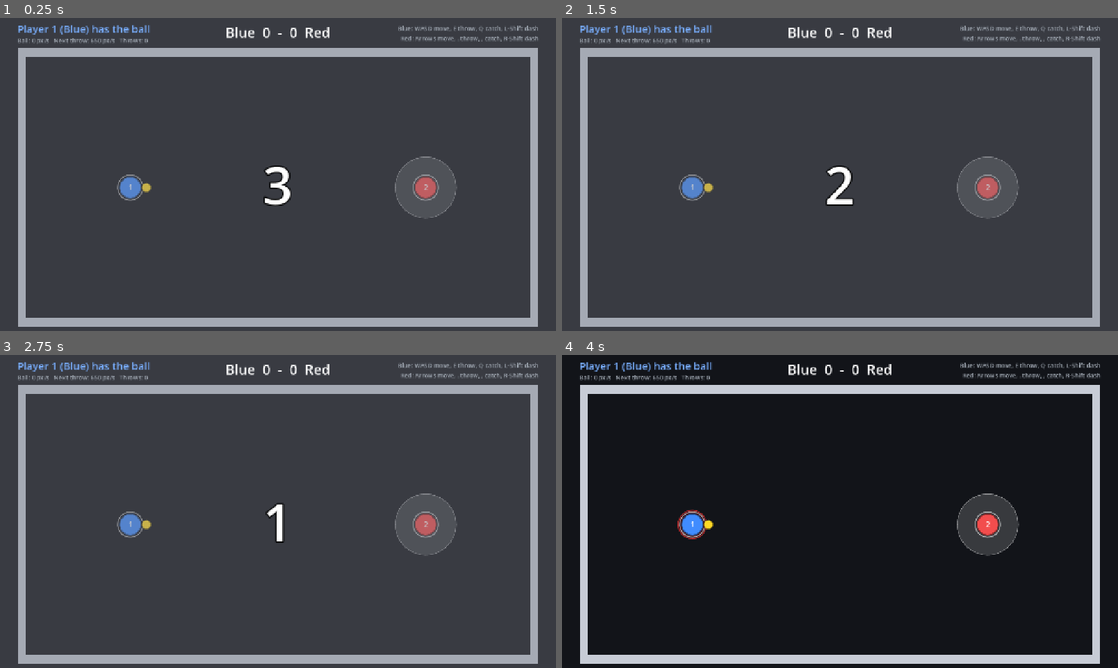
Above: before the commit, frames 1-4 (two rows, left to right).
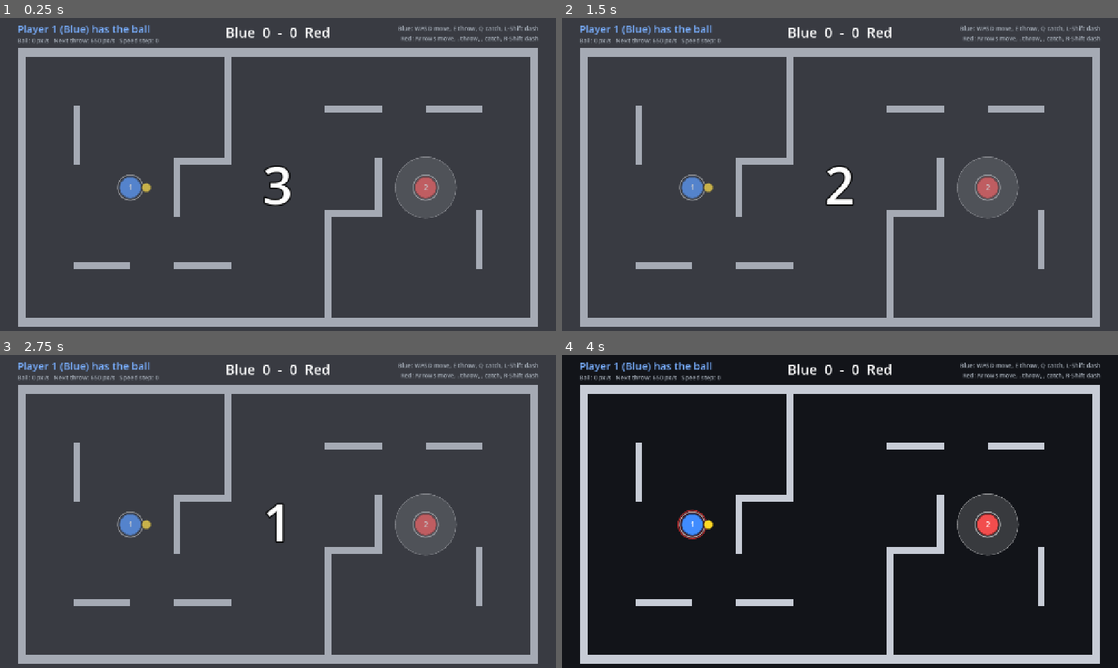
Above: after the commit, the same moments.

Repository: tnymeng/godotthingymabober
Game: Godot game, scene res://dodgeball/arena.tscn
The game is run twice, just before and just after one commit, with the same random seed, the same clock (stepped at 60 frames per second) and the same inputs.
Inputs:
- Up to frame 1 (0.25 s): no input
- Up to frame 2 (1.5 s): tap Enter at 0.5 s
- Up to frame 3 (2.75 s): tap Space at 2 s
- Up to frame 4 (4 s): tap Enter at 2.75 s; tap Space at 3.5 s

The runs differ from the first frame. In frame 1, 3.1% of the frame differs, in the area x 13-87%, y 6-96%; in frame 2, 3.1%; in frame 3, 3.1%; in frame 4, 3.1%.

Commit message:
Add random grid cover, line-of-sight throws and score message
- Cover: random walls on a 10x5 grid, mirrored through the arena centre,
  kept clear of spawns. Every placement must leave the cell graph
  connected and bridgeless, so there are no dead ends or one-entrance
  pockets. New layout each launch (cover_seed to repeat one).
- The returning ball routes around cover along the grid instead of
  bouncing against walls between it and the thrower.
- Throws aim at the opponent only with a clear line of sight; otherwise
  they go the way the thrower faces. The holder's facing (and held ball)
  locks onto the opponent while they can see them.
- A thrower catching their own ball no longer raises the next throw's
  speed; only opponent catches do.
- "<player> scored" message on every point, shown until play resumes.

Co-Authored-By: Claude Opus 5.5 <noreply@anthropic.com>

Diff:
--- a/dodgeball/arena.gd
+++ b/dodgeball/arena.gd
@@ -12,6 +12,15 @@
 @export var show_debug_speed: bool = true
 ## Seconds of "3, 2, 1" before each round, with players frozen.
 @export var round_start_countdown: float = 3.0
+## "<player> scored" stays up until play resumes, and at least this many
+## real seconds.
+@export var score_message_min_time: float = 1.5
+
+@export_group("Cover")
+## Random grid-aligned cover walls (no dead ends, mirrored for fairness).
+@export var cover_enabled: bool = true
+## 0 = a new random layout every launch; any other number repeats a layout.
+@export var cover_seed: int = 0
 
 @export_group("Hold zone")
 ## While a player holds the ball, a red circle around them grows with the
@@ -52,15 +61,18 @@
 var _hit_victim: DodgePlayer = null
 var _explosion: DeathExplosion = null
 var _ball_returned: bool = false
+var _score_message_until_usec: int = 0
 
 @onready var player_one: DodgePlayer = $Player1
 @onready var player_two: DodgePlayer = $Player2
 @onready var ball: DodgeBall = $Ball
+@onready var cover: CoverGrid = $Cover
 @onready var possession_label: Label = $HUD/PossessionLabel
 @onready var speed_label: Label = $HUD/SpeedLabel
 @onready var score_label: Label = $HUD/ScoreLabel
 @onready var countdown_label: Label = $HUD/CountdownLabel
 @onready var countdown_overlay: ColorRect = $HUD/CountdownOverlay
+@onready var score_message_label: Label = $HUD/ScoreMessageLabel
 
 
 func _ready() -> void:
@@ -71,6 +83,10 @@
 		player.catch_requested.connect(_on_catch_requested)
 	ball.player_hit.connect(_on_player_hit)
 	ball.returned_after_hit.connect(_on_ball_returned_after_hit)
+	if cover_enabled:
+		var spawns: Array[Vector2] = [player_one.global_position, player_two.global_position]
+		cover.generate(cover_seed, spawns, maxf(player_one.player_radius, player_two.player_radius))
+		ball.nav = cover
 	ball.setup(players, player_one) # Player 1 starts with the ball.
 	_update_score_label()
 	_begin_countdown()
@@ -95,13 +111,17 @@
 
 
 func _process(_delta: float) -> void:
+	var round_running := ball.round_active and not death_sequence_active
+	if score_message_label.visible and round_running \
+			and Time.get_ticks_usec() >= _score_message_until_usec:
+		score_message_label.visible = false
 	if death_sequence_active:
 		_update_death_sequence()
 	_update_possession_label()
 	speed_label.visible = show_debug_speed
 	if show_debug_speed:
-		speed_label.text = "Ball: %d px/s   Next throw: %d px/s   Throws: %d" % [
-			roundi(ball.get_speed()), roundi(ball.next_throw_speed()), ball.throws_this_round]
+		speed_label.text = "Ball: %d px/s   Next throw: %d px/s   Speed step: %d" % [
+			roundi(ball.get_speed()), roundi(ball.next_throw_speed()), ball.speed_steps]
 
 
 func _begin_countdown() -> void:
@@ -158,6 +178,7 @@
 	var scorer := intruder if hold_zone_point_to_intruder else holder
 	var loser := _other_player(scorer)
 	scores[scorer] += 1
+	_announce_score(scorer)
 	_update_score_label()
 	_start_new_round(loser)
 
@@ -174,6 +195,7 @@
 		return # can't happen (the ball ignores players now), but never double-score
 	if thrower != null:
 		scores[thrower] += 1
+		_announce_score(thrower)
 	_update_score_label()
 	_start_death_sequence(victim, thrower)
 
@@ -250,6 +272,13 @@
 
 # --- HUD -----------------------------------------------------------------------
 
+func _announce_score(scorer: DodgePlayer) -> void:
+	score_message_label.text = "%s scored" % scorer.display_name
+	score_message_label.add_theme_color_override("font_color", scorer.body_color.lightened(0.35))
+	score_message_label.visible = true
+	_score_message_until_usec = Time.get_ticks_usec() + int(score_message_min_time * 1_000_000.0)
+
+
 func _update_score_label() -> void:
 	score_label.text = "Blue  %d  -  %d  Red" % [scores[player_one], scores[player_two]]
 
--- a/dodgeball/arena.tscn
+++ b/dodgeball/arena.tscn
@@ -1,9 +1,10 @@
-[gd_scene load_steps=7 format=3]
+[gd_scene load_steps=8 format=3]
 
 [ext_resource type="Script" path="res://dodgeball/arena.gd" id="1_arena"]
 [ext_resource type="Script" path="res://dodgeball/arena_walls.gd" id="2_walls"]
 [ext_resource type="PackedScene" path="res://dodgeball/player.tscn" id="3_player"]
 [ext_resource type="PackedScene" path="res://dodgeball/ball.tscn" id="4_ball"]
+[ext_resource type="Script" path="res://dodgeball/cover_grid.gd" id="5_cover"]
 
 [sub_resource type="RectangleShape2D" id="RectangleShape2D_horizontal"]
 size = Vector2(1200, 20)
@@ -34,6 +35,11 @@
 [node name="RightWall" type="CollisionShape2D" parent="Walls"]
 position = Vector2(1230, 390)
 shape = SubResource("RectangleShape2D_vertical")
+
+[node name="Cover" type="StaticBody2D" parent="."]
+collision_layer = 1
+collision_mask = 0
+script = ExtResource("5_cover")
 
 [node name="Player1" parent="." instance=ExtResource("3_player")]
 position = Vector2(300, 390)
@@ -102,6 +108,19 @@
 horizontal_alignment = 1
 vertical_alignment = 1
 
+[node name="ScoreMessageLabel" type="Label" parent="HUD"]
+visible = false
+offset_left = 240.0
+offset_top = 190.0
+offset_right = 1040.0
+offset_bottom = 270.0
+theme_override_colors/font_outline_color = Color(0, 0, 0, 1)
+theme_override_constants/outline_size = 10
+theme_override_font_sizes/font_size = 56
+text = "Player 1 scored"
+horizontal_alignment = 1
+vertical_alignment = 1
+
 [node name="ControlsLabel" type="Label" parent="HUD"]
 offset_left = 800.0
 offset_top = 14.0
--- /dev/null
+++ b/dodgeball/cover_grid.gd
@@ -0,0 +1,307 @@
+class_name CoverGrid
+extends "res://dodgeball/arena_walls.gd"
+## Random cover walls on a grid inside the arena.
+##
+## The floor is split into columns x rows cells. Cover walls may only sit on
+## the lines between two neighbouring cells (one wall = one cell edge), so
+## pieces always meet cleanly at grid corners and form straight runs, L's and
+## T's. Every wall is mirrored through the arena centre (180 degree turn), so
+## both spawn points face the same layout.
+##
+## No dead ends: think of the cells as rooms and the open edges as doorways.
+## After every placement the layout must still be "2-edge-connected": every
+## room is reachable, and no single doorway is the only way into any part of
+## the arena. So there are no cul-de-sacs, closed rooms or one-entrance
+## pockets; a placement that would create one is rejected. Every doorway is
+## at least (cell size - wall_thickness) wide, which fits a player easily.
+##
+## The same cell graph is used by the ball to find its way back around cover
+## (see steer_target()).
+
+## Area covered by the grid. Matches the inside of the arena's outer walls.
+@export var area: Rect2 = Rect2(60, 90, 1160, 600)
+@export var columns: int = 10
+@export var rows: int = 5
+@export var wall_thickness: float = 16.0
+## How many mirrored pairs of wall pieces to try to place (picked at random
+## between min and max; fewer if the no-dead-end rule rejects too many).
+@export var min_wall_pairs: int = 7
+@export var max_wall_pairs: int = 10
+## Chance that a new piece is attached to an existing piece (longer, joined-up
+## walls) instead of placed anywhere.
+@export_range(0.0, 1.0) var connect_bias: float = 0.7
+## Walls are kept at least this far from spawn points (beyond player radius).
+@export var spawn_clearance: float = 40.0
+
+const VERTICAL := 0   # edge between cell (c, r) and (c + 1, r)
+const HORIZONTAL := 1 # edge between cell (c, r) and (c, r + 1)
+
+## Placed walls, keyed by Vector3i(kind, c, r).
+var walls: Dictionary = {}
+
+var _cell_size: Vector2
+
+
+func _ready() -> void:
+	_cell_size = Vector2(area.size.x / columns, area.size.y / rows)
+	super._ready()
+
+
+## Build a new random layout. spawn_points are kept clear (with player_radius
+## plus spawn_clearance around them). seed_value 0 = random.
+func generate(seed_value: int, spawn_points: Array[Vector2], player_radius: float) -> void:
+	_cell_size = Vector2(area.size.x / columns, area.size.y / rows)
+	var rng := RandomNumberGenerator.new()
+	if seed_value == 0:
+		rng.randomize()
+	else:
+		rng.seed = seed_value
+
+	walls.clear()
+	var candidates: Array[Vector3i] = []
+	for e in _all_edges():
+		if not _edge_blocks_spawn(e, spawn_points, player_radius + spawn_clearance):
+			candidates.append(e)
+
+	var target := rng.randi_range(min_wall_pairs, max_wall_pairs)
+	var pairs := 0
+	var attempts := 0
+	while pairs < target and attempts < 500:
+		attempts += 1
+		var edge := _pick_candidate(rng, candidates)
+		if edge == Vector3i(-1, -1, -1):
+			break
+		var pair: Array[Vector3i] = [edge]
+		var mirrored := _mirror(edge)
+		if mirrored != edge:
+			if not candidates.has(mirrored) or walls.has(mirrored):
+				continue
+			pair.append(mirrored)
+		for e in pair:
+			walls[e] = true
+		if _is_dead_end_free():
+			pairs += 1
+		else:
+			for e in pair:
+				walls.erase(e)
+
+	_build_wall_shapes()
+
+
+# --- Grid helpers -----------------------------------------------------------
+
+func _all_edges() -> Array[Vector3i]:
+	var out: Array[Vector3i] = []
+	for r in rows:
+		for c in columns - 1:
+			out.append(Vector3i(VERTICAL, c, r))
+	for r in rows - 1:
+		for c in columns:
+			out.append(Vector3i(HORIZONTAL, c, r))
+	return out
+
+
+## Same edge after a 180 degree turn around the arena centre.
+func _mirror(e: Vector3i) -> Vector3i:
+	if e.x == VERTICAL:
+		return Vector3i(VERTICAL, columns - 2 - e.y, rows - 1 - e.z)
+	return Vector3i(HORIZONTAL, columns - 1 - e.y, rows - 2 - e.z)
+
+
+## The two grid corners an edge runs between.
+func _edge_nodes(e: Vector3i) -> Array[Vector2i]:
+	if e.x == VERTICAL:
+		return [Vector2i(e.y + 1, e.z), Vector2i(e.y + 1, e.z + 1)]
+	return [Vector2i(e.y, e.z + 1), Vector2i(e.y + 1, e.z + 1)]
+
+
+## Collision rectangle of a wall piece. Pieces are stretched by half the
+## thickness at both ends so neighbours overlap into clean square joints.
+func edge_rect(e: Vector3i) -> Rect2:
+	var t := wall_thickness
+	if e.x == VERTICAL:
+		var x := area.position.x + _cell_size.x * (e.y + 1)
+		var y0 := area.position.y + _cell_size.y * e.z
+		return Rect2(x - t * 0.5, y0 - t * 0.5, t, _cell_size.y + t)
+	var y := area.position.y + _cell_size.y * (e.z + 1)
+	var x0 := area.position.x + _cell_size.x * e.y
+	return Rect2(x0 - t * 0.5, y - t * 0.5, _cell_size.x + t, t)
+
+
+func _edge_blocks_spawn(e: Vector3i, spawns: Array[Vector2], clearance: float) -> bool:
+	var grown := edge_rect(e).grow(clearance)
+	for p in spawns:
+		if grown.has_point(p):
+			return true
+	return false
+
+
+func _pick_candidate(rng: RandomNumberGenerator, candidates: Array[Vector3i]) -> Vector3i:
+	var free: Array[Vector3i] = []
+	for e in candidates:
+		if not walls.has(e):
+			free.append(e)
+	if free.is_empty():
+		return Vector3i(-1, -1, -1)
+	if not walls.is_empty() and rng.randf() < connect_bias:
+		# Prefer pieces that share a grid corner with an existing piece.
+		var used_nodes := {}
+		for w in walls:
+			for n in _edge_nodes(w):
+				used_nodes[n] = true
+		var touching: Array[Vector3i] = []
+		for e in free:
+			for n in _edge_nodes(e):
+				if used_nodes.has(n):
+					touching.append(e)
+					break
+		if not touching.is_empty():
+			return touching[rng.randi() % touching.size()]
+	return free[rng.randi() % free.size()]
+
+
+# --- Dead-end check (cells = rooms, open edges = doorways) ------------------
+
+func cell_id(cell: Vector2i) -> int:
+	return cell.y * columns + cell.x
+
+
+func is_open(a: Vector2i, b: Vector2i) -> bool:
+	if a.y == b.y:
+		return not walls.has(Vector3i(VERTICAL, mini(a.x, b.x), a.y))
+	return not walls.has(Vector3i(HORIZONTAL, a.x, mini(a.y, b.y)))
+
+
+func open_neighbours(cell: Vector2i) -> Array[Vector2i]:
+	var out: Array[Vector2i] = []
+	for d in [Vector2i.LEFT, Vector2i.RIGHT, Vector2i.UP, Vector2i.DOWN]:
+		var n: Vector2i = cell + d
+		if n.x < 0 or n.y < 0 or n.x >= columns or n.y >= rows:
+			continue
+		if is_open(cell, n):
+			out.append(n)
+	return out
+
+
+## True when every cell is reachable and no doorway is a bridge (the only
+## link to some part of the arena). That also means every cell has at least
+## two ways out, so nothing is a dead end.
+func _is_dead_end_free() -> bool:
+	var count := columns * rows
+	var disc: Array[int] = []
+	var low: Array[int] = []
+	disc.resize(count)
+	low.resize(count)
+	disc.fill(-1)
+	var timer := [0]
+	var has_bridge := [false]
+	_bridge_dfs(Vector2i.ZERO, Vector2i(-1, -1), disc, low, timer, has_bridge)
+	if has_bridge[0]:
+		return false
+	for i in count:
+		if disc[i] == -1:
+			return false # some cell can't be reached
+	return true
+
+
+func _bridge_dfs(cell: Vector2i, parent: Vector2i, disc: Array[int], low: Array[int],
+		timer: Array, has_bridge: Array) -> void:
+	var id := cell_id(cell)
+	disc[id] = timer[0]
+	low[id] = timer[0]
+	timer[0] += 1
+	for n in open_neighbours(cell):
+		if n == parent:
+			continue
+		var nid := cell_id(n)
+		if disc[nid] == -1:
+			_bridge_dfs(n, cell, disc, low, timer, has_bridge)
+			low[id] = mini(low[id], low[nid])
+			if low[nid] > disc[id]:
+				has_bridge[0] = true
+		else:
+			low[id] = mini(low[id], disc[nid])
+
+
+# --- Shapes -----------------------------------------------------------------
+
+func _build_wall_shapes() -> void:
+	for child in get_children():
+		if child is CollisionShape2D:
+			remove_child(child)
+			child.queue_free()
+	for e in walls:
+		var rect := edge_rect(e)
+		var shape := RectangleShape2D.new()
+		shape.size = rect.size
+		var node := CollisionShape2D.new()
+		node.shape = shape
+		node.position = rect.get_center()
+		add_child(node)
+	queue_redraw()
+
+
+# --- Navigation for the returning ball --------------------------------------
+
+func cell_of(p: Vector2) -> Vector2i:
+	var local := (p - area.position) / _cell_size
+	return Vector2i(clampi(floori(local.x), 0, columns - 1), clampi(floori(local.y), 0, rows - 1))
+
+
+func cell_center(cell: Vector2i) -> Vector2:
+	return area.position + (Vector2(cell) + Vector2(0.5, 0.5)) * _cell_size
+
+
+## Shortest route of cells from a to b through open edges (BFS), including both.
+func find_cell_path(a: Vector2i, b: Vector2i) -> Array[Vector2i]:
+	var came_from := {a: a}
+	var queue: Array[Vector2i] = [a]
+	while not queue.is_empty():
+		var cur: Vector2i = queue.pop_front()
+		if cur == b:
+			break
+		for n in open_neighbours(cur):
+			if not came_from.has(n):
+				came_from[n] = cur
+				queue.append(n)
+	var path: Array[Vector2i] = []
+	if not came_from.has(b):
+		return path
+	var step := b
+	while step != a:
+		path.push_front(step)
+		step = came_from[step]
+	path.push_front(a)
+	return path
+
+
+## Where something of the given radius at `from` should head to reach `to`.
+## Straight at `to` if nothing is in the way; otherwise at the furthest cell
+## centre along the grid route that it can see (so it rounds corners).
+func steer_target(from: Vector2, to: Vector2, radius: float, exclude: Array[RID]) -> Vector2:
+	if walls.is_empty() or _clear_line(from, to, radius, exclude):
+		return to
+	var path := find_cell_path(cell_of(from), cell_of(to))
+	if path.size() < 2:
+		return to
+	for i in range(path.size() - 1, 0, -1):
+		var p := cell_center(path[i])
+		if _clear_line(from, p, radius, exclude):
+			return p
+	return cell_center(path[1])
+
+
+func _clear_line(from: Vector2, to: Vector2, radius: float, exclude: Array[RID]) -> bool:
+	var motion := to - from
+	if motion.length_squared() < 0.01:
+		return true
+	var circle := CircleShape2D.new()
+	circle.radius = radius
+	var params := PhysicsShapeQueryParameters2D.new()
+	params.shape = circle
+	params.transform = Transform2D(0.0, from)
+	params.motion = motion
+	params.collision_mask = 1
+	params.exclude = exclude
+	var result := get_world_2d().direct_space_state.cast_motion(params)
+	return result.size() > 0 and result[0] >= 1.0
--- a/dodgeball/dodge_ball.gd
+++ b/dodgeball/dodge_ball.gd
@@ -9,11 +9,15 @@
 ##    thrower's auto-catch are a swept circle-vs-circle test in this script.
 ##
 ## Flight rules:
-##  - It leaves the thrower aimed at the opponent and flies straight.
+##  - It leaves the thrower aimed at the opponent if there is a clear line to
+##    them, otherwise in the direction the thrower is facing, and flies straight.
 ##  - After its first wall bounce it homes back toward the thrower, turning by
 ##    at most a limited angle per second (no snapping), at constant speed.
-##  - Every throw in a round is faster than the last by a fixed amount; the
-##    speed stays constant during a flight and resets at the start of a round.
+##    With cover walls it follows the grid route around them (nav).
+##  - Every throw in a round is faster than the last by a fixed amount, except
+##    that a throw the thrower catches again doesn't count: their next throw
+##    keeps the same speed. Speed is constant during a flight and resets at the
+##    start of a round.
 ##  - After it hits a player it switches to PASS_THROUGH: it flies through the
 ##    victim, starts curving back to the thrower once it is clear of them,
 ##    and is caught automatically when it gets back (emits returned_after_hit).
@@ -30,7 +34,8 @@
 @export_group("Speed")
 ## Speed of the first throw of every round (pixels per second).
 @export var ball_initial_speed: float = 650.0
-## Each further throw in the same round is this much faster (pixels per second).
+## Each further throw in the same round is this much faster (pixels per
+## second), unless the thrower caught their own previous throw.
 @export var ball_speed_increment_per_throw: float = 50.0
 ## Upper limit for the ball speed (pixels per second).
 @export var ball_max_speed: float = 1600.0
@@ -61,8 +66,10 @@
 ## True once the current throw has hit a wall (it is now returning).
 var has_bounced: bool = false
 var bounce_count: int = 0
-## Throws made so far this round; sets the next throw's speed.
-var throws_this_round: int = 0
+## How many times the speed has gone up this round; sets the next throw's
+## speed. Each throw adds a step, but it is taken back if the thrower gets
+## their own ball back, so only throws the opponent catches make it faster.
+var speed_steps: int = 0
 ## Seconds the current holder has had the ball (only counts while the round
 ## is active). Resets whenever the ball changes hands.
 var hold_time: float = 0.0
@@ -75,6 +82,9 @@
 ## Speed of the current flight, fixed at the moment of the throw.
 var _flight_speed: float = 0.0
 var _hit_victim: DodgePlayer = null
+## Cover layout, set by the arena. When set, the returning ball steers around
+## cover walls along the grid instead of flying straight into them.
+var nav: CoverGrid = null
 var _color: Color
 
 @onready var _collision: CollisionShape2D = $CollisionShape2D
@@ -100,14 +110,14 @@
 
 ## Start of a round: speed back to its initial value, ball to new_holder.
 func reset_round(new_holder: DodgePlayer) -> void:
-	throws_this_round = 0
+	speed_steps = 0
 	bounce_count = 0
 	_give_to(new_holder)
 
 
 ## Speed the next throw will have.
 func next_throw_speed() -> float:
-	return minf(ball_initial_speed + ball_speed_increment_per_throw * throws_this_round, ball_max_speed)
+	return minf(ball_initial_speed + ball_speed_increment_per_throw * speed_steps, ball_max_speed)
 
 
 func get_speed() -> float:
@@ -119,19 +129,19 @@
 	if not round_active or state != State.HELD or holder != thrower:
 		return # Only the current holder may throw, and not during the countdown.
 
-	var target := _opponent_of(thrower)
+	# Clear line to the other player: aim at them. A wall in the way: throw
+	# the way the thrower is facing (their movement direction).
 	var direction := thrower.facing
+	var target := _visible_opponent_in_sight(thrower)
 	if target != null:
-		var to_target := target.global_position - thrower.global_position
-		if to_target.length_squared() > 0.001:
-			direction = to_target.normalized()
+		direction = (target.global_position - thrower.global_position).normalized()
 
 	# Launch from the thrower's centre. The thrower's circle can never overlap a
 	# wall and ball_radius < player_radius, so the ball always starts in free
 	# space (the held offset position might be poking into a wall).
 	global_position = thrower.global_position
 	_flight_speed = next_throw_speed()
-	throws_this_round += 1
+	speed_steps += 1
 	velocity = direction * _flight_speed
 	last_thrower = thrower
 	holder = null
@@ -155,6 +165,8 @@
 		return false
 	if player.global_position.distance_to(global_position) > player.catch_radius:
 		return false
+	if player == last_thrower:
+		_undo_speed_step() # caught their own throw: speed stays the same
 	_give_to(player)
 	return true
 
@@ -164,9 +176,46 @@
 		hold_time += delta
 	match state:
 		State.HELD:
+			_lock_holder_facing()
 			_follow_holder()
 		State.FLYING, State.PASS_THROUGH:
 			_fly(delta)
+
+
+## While the holder can see the other player, they face them (so the ball
+## sits on that side). Behind a wall, facing follows their movement again.
+func _lock_holder_facing() -> void:
+	if holder == null:
+		return
+	var target := _visible_opponent_in_sight(holder)
+	if target != null:
+		holder.facing = (target.global_position - holder.global_position).normalized()
+
+
+## The other player if a ball-sized path from `player` to them is free of
+## walls (outer walls and cover), otherwise null.
+func _visible_opponent_in_sight(player: DodgePlayer) -> DodgePlayer:
+	var other := _opponent_of(player)
+	if other == null or not other.visible:
+		return null
+	if other.global_position.distance_squared_to(player.global_position) < 0.001:
+		return null
+	return other if has_line_of_sight(player.global_position, other.global_position) else null
+
+
+## True if the ball could fly straight from `from` to `to` without touching a wall.
+func has_line_of_sight(from: Vector2, to: Vector2) -> bool:
+	var motion := to - from
+	if motion.length_squared() < 0.01:
+		return true
+	var params := PhysicsShapeQueryParameters2D.new()
+	params.shape = _collision.shape
+	params.transform = Transform2D(0.0, from)
+	params.motion = motion
+	params.collision_mask = collision_mask
+	params.exclude = [get_rid()]
+	var result := get_world_2d().direct_space_state.cast_motion(params)
+	return result.size() > 0 and result[0] >= 1.0
 
 
 func _follow_holder() -> void:
@@ -193,7 +242,10 @@
 
 	if has_bounced and last_thrower != null:
 		_homing_time += delta
-		var to_thrower := last_thrower.global_position - global_position
+		var target := last_thrower.global_position
+		if nav != null:
+			target = nav.steer_target(global_position, target, ball_radius, [get_rid()])
+		var to_thrower := target - global_position
 		if to_thrower.length_squared() > 0.01:
 			var turn_rate := deg_to_rad(homing_turn_rate_degrees) * (1.0 + homing_strength_ramp * _homing_time)
 			var max_turn := turn_rate * delta
@@ -247,6 +299,7 @@
 			if player == last_thrower:
 				if has_bounced:
 					var after_hit := state == State.PASS_THROUGH
+					_undo_speed_step() # own ball back: speed stays the same
 					_give_to(player) # Returned to thrower: automatic catch.
 					if after_hit:
 						returned_after_hit.emit(player)
@@ -264,6 +317,11 @@
 			return
 
 
+## The thrower got their own ball back: take back the step the throw added.
+func _undo_speed_step() -> void:
+	speed_steps = maxi(speed_steps - 1, 0)
+
+
 func _give_to(player: DodgePlayer) -> void:
 	holder = player
 	hold_time = 0.0
Not shown, added: dodgeball/cover_grid.gd.uid
